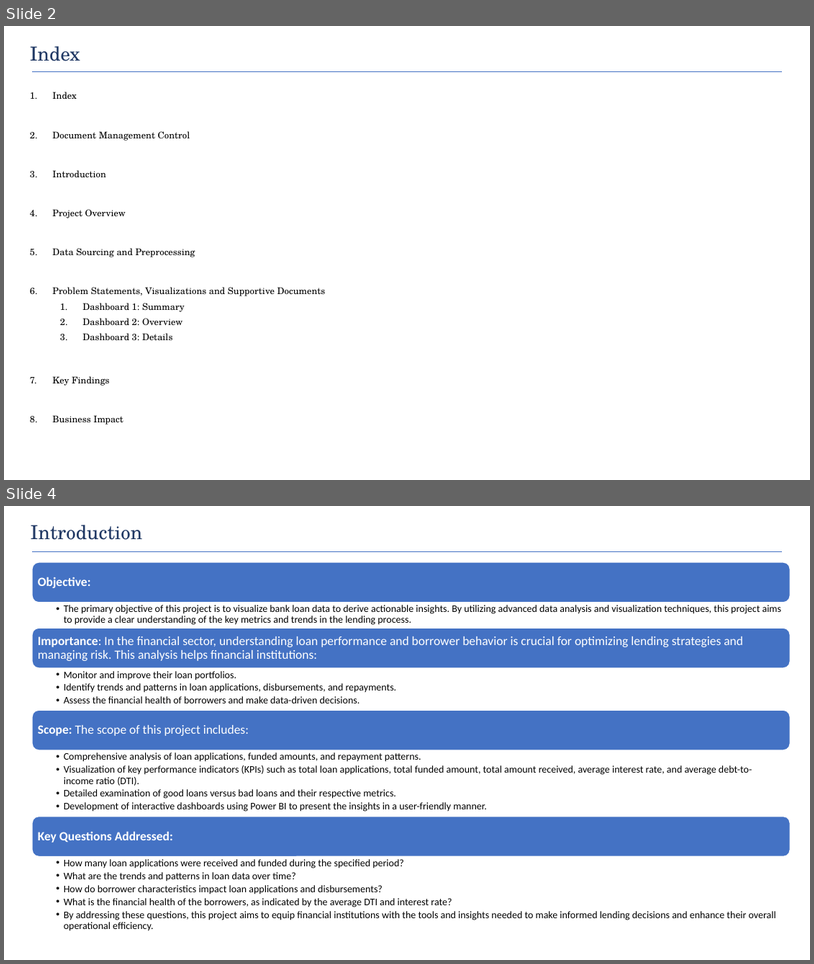
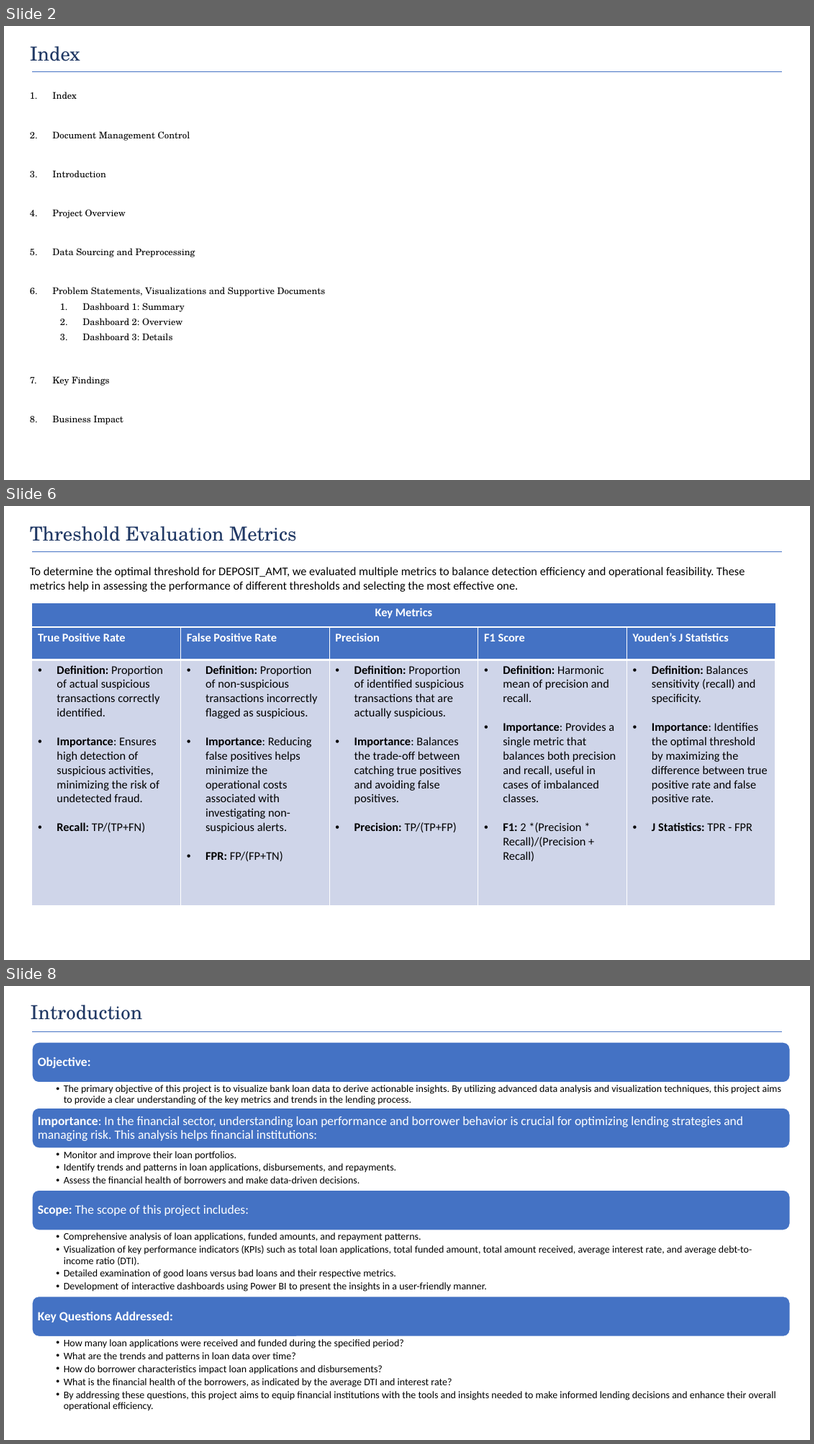
Before and after one commit to ds-souvik/Threshold-Tuning-for-Anti-Money-Laundering-AML-Scenario, a slide deck: AML Tuning.pptx. Shown one above the other, each under a label of ours: slides 2 and 4 before the commit, slides 2, 6 and 8 after it; the slides between them are not shown. The pictures are 814x964 and 814x1444 pixels, drawn with LibreOffice and Linux fonts; fonts in the diff are those of the drawing. Boxes give left, top, right and bottom in pixels: in the first picture for what was removed or moved away, otherwise in the second. Text is boxed around its words. In the diff, an @@ line names an element or a change of style, - is before the commit and + after.

```diff
--- a/AML Tuning.pptx
+++ b/AML Tuning.pptx
@@ slide 6 added at (4,506,810,960), background #FFFFFF @@
@@ text added at (30,526,296,541), 23 pt, text #203864 @@
+Threshold Evaluation Metrics
@@ text added at (30,566,745,592), 14 pt, text #000000 @@
+To determine the optimal threshold for DEPOSIT_AMT, we evaluated multiple metrics to balance detection efficiency and operational feasibility. These metrics help in assessing the performance of different thresholds and selecting the most effective one.
@@ line added from (32, 551) to (782, 551), #4472C4 1 pt @@
@@ table added at (32,602,776,628), 1 rows, 1 columns @@
+Key Metrics
@@ table added at (32,627,776,906), 2 rows, 5 columns @@
+True Positive Rate | False Positive Rate | Precision | F1 Score | Youden’s J Statistics
+Definition: Proportion of actual suspicious transactions correctly identified. / Importance: Ensures high detection of suspicious activities, minimizing the risk of undetected fraud. / Recall: TP/(TP+FN) | Definition: Proportion of non-suspicious transactions incorrectly flagged as suspicious. / Importance: Reducing false positives helps minimize the operational costs associated with investigating non-suspicious alerts. / FPR: FP/(FP+TN) | Definition: Proportion of identified suspicious transactions that are actually suspicious. / Importance: Balances the trade-off between catching true positives and avoiding false positives. / Precision: TP/(TP+FP) | Definition: Harmonic mean of precision and recall. / Importance: Provides a single metric that balances both precision and recall, useful in cases of imbalanced classes. / F1: 2 *(Precision * Recall)/(Precision + Recall) | Definition: Balances sensitivity (recall) and specificity. / Importance: Identifies the optimal threshold by maximizing the difference between true positive rate and false positive rate. / J Statistics: TPR - FPR
@@ what was slide 4 is now slide 8 @@
```
Also in this commit, not shown: 4 other slides added, 1 slide removed, 5 other files.
